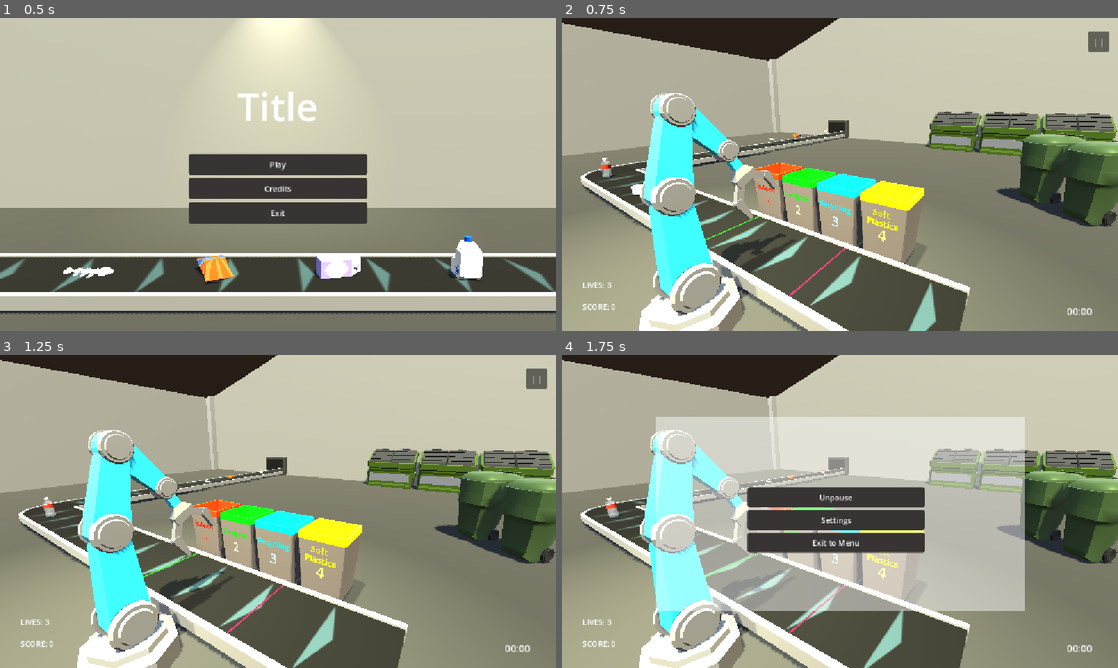
Above: before the commit, frames 1-4 (two rows, left to right).
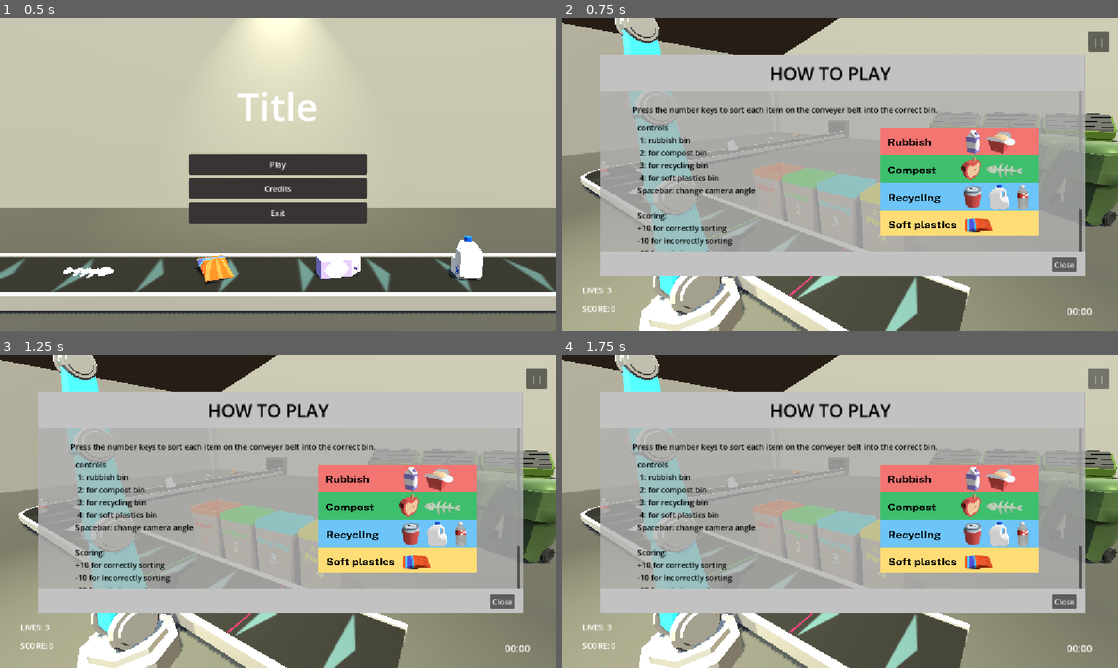
Above: after the commit, the same moments.

Repository: Helena-Schick/Recycling-game
Game: Godot game, scene res://scenes/main_menu.tscn
The game is run twice, just before and just after one commit, with the same random seed, the same clock (stepped at 60 frames per second) and the same inputs. The project has no main scene, so this scene is started directly.
Inputs (mouse positions are in pixels of both pictures, inside the frame that each line leads up to):
- Up to frame 1 (0.5 s): no input
- Up to frame 2 (0.75 s): click "Play" at 0.5 s
- Up to frame 3 (1.25 s): no input
- Up to frame 4 (1.75 s): click (1101, 380) at 1.25 s, where only the run before the commit has a clickable "| |"

Frame 1 is identical in both runs. In frame 2, 48% of the frame differs, in the area x 3-95%, y 0-100%; in frame 3, 48%; in frame 4, 49%, in the area x 3-99%, y 0-100%.

Commit message:
added tutorial

Diff:
--- a/recycling-game-main/scenes/level.tscn
+++ b/recycling-game-main/scenes/level.tscn
@@ -12,6 +12,7 @@
 [ext_resource type="Material" uid="uid://cijgkxewankfs" path="res://assets/arm_resources/material.tres" id="8_8c41q"]
 [ext_resource type="ArrayMesh" uid="uid://te6qca3jau21" path="res://assets/meshes/Root Scene_Trashcan_Green.res" id="8_b121j"]
 [ext_resource type="PackedScene" uid="uid://cnqw1ie7dkwdl" path="res://assets/meshes/Dumpster by Quaternius - PKsbolkZSr.glb" id="10_olg7q"]
+[ext_resource type="Texture2D" uid="uid://c1xqlkab1g5fj" path="res://assets/game image.png" id="11_gunhw"]
 [ext_resource type="PackedScene" uid="uid://bp6r3jxtah43r" path="res://scenes/conveyer.tscn" id="11_t1rx8"]
 [ext_resource type="PackedScene" uid="uid://c2y2limy4naeb" path="res://scenes/conveyer_corner.tscn" id="12_8iemx"]
 [ext_resource type="PackedScene" uid="uid://cl1y7pfc47ep1" path="res://scenes/spawner.tscn" id="13_64w2a"]
@@ -336,6 +337,14 @@
 corner_radius_bottom_right = 5
 corner_radius_bottom_left = 5
 expand_margin_left = 10.0
+
+[sub_resource type="StyleBoxFlat" id="StyleBoxFlat_gunhw"]
+bg_color = Color(0.6, 0.6, 0.6, 0)
+border_width_left = 10
+border_width_top = 10
+border_width_right = 10
+border_width_bottom = 10
+border_color = Color(0.8, 0.8, 0.8, 0)
 
 [sub_resource type="StandardMaterial3D" id="StandardMaterial3D_b121j"]
 albedo_color = Color(0.22959313, 0.22959328, 0.22959322, 1)
@@ -444,7 +453,7 @@
 }
 point_count = 3
 
-[node name="level" type="Node3D" unique_id=447120380 node_pa …(120 unchanged characters)… imer", "path_follow", "pause_button", "time_display", "score_display", "lives_display", "feedback_display", "music_player", "sound_player")]
+[node name="level" type="Node3D" unique_id=447120380 node_pa …(120 unchanged characters)… imer", "path_follow", "pause_button", "tutorial", "time_display", "score_display", "lives_display", "feedback_display", "music_player", "sound_player")]
 script = ExtResource("1_mx8sn")
 arm = NodePath("arm")
 timer = NodePath("feedback_timer")
@@ -457,6 +466,7 @@
 speed_timer = NodePath("difficulty_timer")
 path_follow = NodePath("Path3D/PathFollow3D")
 pause_button = NodePath("CanvasLayer/pause")
+tutorial = NodePath("CanvasLayer/tutorial")
 time_display = NodePath("CanvasLayer/time")
 score_display = NodePath("CanvasLayer/score_label")
 lives_display = NodePath("CanvasLayer/lives")
@@ -587,10 +597,9 @@
 [node name="score_label" type="Label" parent="CanvasLayer" unique_id=22530594]
 anchors_preset = -1
 anchor_left = 0.036458332
-anchor_top = 0.904321
+anchor_top = 0.91049385
 anchor_right = 0.096354164
-anchor_bottom = 0.9398148
-offset_right = -8.0
+anchor_bottom = 0.94598764
 pivot_offset_ratio = Vector2(0.5, 0.5)
 theme_override_colors/font_color = Color(1, 1, 1, 1)
 text = "SCORE: 0"
@@ -612,9 +621,9 @@
 [node name="VBoxContainer" type="VBoxContainer" parent="CanvasLayer/pause_menu" unique_id=2001053212]
 anchors_preset = -1
 anchor_left = 0.33333334
-anchor_top = 0.4228395
+anchor_top = 0.38580248
 anchor_right = 0.6527778
-anchor_bottom = 0.63117284
+anchor_bottom = 0.6404321
 theme_override_constants/separation = 6
 alignment = 1
 metadata/_edit_use_anchors_ = true
@@ -622,6 +631,7 @@
 [node name="Resume" type="Button" parent="CanvasLayer/pause_menu/VBoxContainer" unique_id=1112605140]
 layout_mode = 2
 size_flags_vertical = 3
+size_flags_stretch_ratio = 1.47
 theme_override_colors/font_color = Color(1, 1, 1, 1)
 theme_override_colors/font_hover_color = Color(0, 0, 0, 1)
 theme_override_styles/normal = SubResource("StyleBoxFlat_ux5qa")
@@ -636,6 +646,15 @@
 theme_override_styles/normal = SubResource("StyleBoxFlat_ux5qa")
 theme_override_styles/hover = SubResource("StyleBoxFlat_82cfe")
 text = "Settings"
+
+[node name="Settings2" type="Button" parent="CanvasLayer/pause_menu/VBoxContainer" unique_id=1011502955]
+layout_mode = 2
+size_flags_vertical = 3
+theme_override_colors/font_color = Color(1, 1, 1, 1)
+theme_override_colors/font_hover_color = Color(0, 0, 0, 1)
+theme_override_styles/normal = SubResource("StyleBoxFlat_ux5qa")
+theme_override_styles/hover = SubResource("StyleBoxFlat_82cfe")
+text = "How to Play"
 
 [node name="Exit" type="Button" parent="CanvasLayer/pause_menu/VBoxContainer" unique_id=594748356]
 layout_mode = 2
@@ -674,11 +693,109 @@
 [node name="lives" type="Label" parent="CanvasLayer" unique_id=1686415295]
 anchors_preset = -1
 anchor_left = 0.036458332
-anchor_top = 0.83487654
+anchor_top = 0.8518519
 anchor_right = 0.08767361
-anchor_bottom = 0.8703704
+anchor_bottom = 0.8873457
 text = "LIVES: 3"
 metadata/_edit_use_anchors_ = true
+
+[node name="tutorial" type="Control" parent="CanvasLayer" unique_id=749539172]
+process_mode = 2
+layout_mode = 3
+anchors_preset = 0
+offset_right = 40.0
+offset_bottom = 40.0
+
+[node name="ColorRect" type="ColorRect" parent="CanvasLayer/tutorial" unique_id=1649045333]
+layout_mode = 1
+anchors_preset = -1
+anchor_left = 1.95
+anchor_top = 1.925
+anchor_right = 27.075
+anchor_bottom = 13.35
+color = Color(0.69411767, 0.69411767, 0.69411767, 0.7921569)
+metadata/_edit_use_anchors_ = true
+
+[node name="ColorRect2" type="ColorRect" parent="CanvasLayer/tutorial" unique_id=2007523885]
+layout_mode = 0
+offset_left = 78.0
+offset_top = 77.0
+offset_right = 1082.0
+offset_bottom = 152.0
+color = Color(0.76156104, 0.76156086, 0.761561, 1)
+
+[node name="ColorRect3" type="ColorRect" parent="CanvasLayer/tutorial" unique_id=177428571]
+layout_mode = 0
+offset_left = 78.0
+offset_top = 485.0
+offset_right = 1083.0
+offset_bottom = 534.0
+color = Color(0.7607843, 0.7607843, 0.7607843, 1)
+
+[node name="Button" type="Button" parent="CanvasLayer/tutorial" unique_id=1142963446]
+layout_mode = 1
+anchors_preset = -1
+anchor_left = 25.4
+anchor_top = 12.375
+anchor_right = 26.65
+anchor_bottom = 13.15
+text = "Close"
+metadata/_edit_use_anchors_ = true
+
+[node name="Label" type="Label" parent="CanvasLayer/tutorial" unique_id=91707808]
+layout_mode = 1
+anchors_preset = -1
+anchor_left = 9.075
+anchor_top = 2.225
+anchor_right = 18.7
+anchor_bottom = 4.6
+theme_override_colors/font_color = Color(0, 0, 0, 1)
+theme_override_font_sizes/font_size = 37
+text = "How to play"
+horizontal_alignment = 1
+uppercase = true
+metadata/_edit_use_anchors_ = true
+
+[node name="ScrollContainer" type="ScrollContainer" parent="CanvasLayer/tutorial" unique_id=1530251207]
+layout_mode = 0
+offset_left = 146.0
+offset_top = 152.0
+offset_right = 1079.0
+offset_bottom = 485.0
+
+[node name="container" type="VBoxContainer" parent="CanvasLayer/tutorial/ScrollContainer" unique_id=676318667]
+layout_mode = 2
+
+[node name="Label" type="Label" parent="CanvasLayer/tutorial/ScrollContainer/container" unique_id=493021256]
+layout_mode = 2
+theme_override_colors/font_color = Color(0, 0, 0, 1)
+text = "
+Press the number keys to sort each item on the conveyer belt into the correct bin."
+
+[node name="Label2" type="Label" parent="CanvasLayer/tutorial/ScrollContainer/container" unique_id=246524894]
+layout_mode = 2
+theme_override_colors/font_color = Color(0, 0, 0, 1)
+theme_override_styles/normal = SubResource("StyleBoxFlat_gunhw")
+text = "controls
+ 1: rubbish bin
+ 2: for compost bin
+ 3: for recycling bin
+ 4: for soft plastics bin
+Spacebar: change camera angle
+
+Scoring:
++10 for correctly sorting
+-10 for incorrectly sorting
+-10 for missing an item
+
+You lose a life every time you sort an item incorrectly.
+Try to score as many points as you can before you run out of lives.
+"
+
+[node name="Image" type="Sprite2D" parent="CanvasLayer/tutorial/ScrollContainer/container" unique_id=461648957]
+position = Vector2(677, 187.24998)
+scale = Vector2(0.60458714, 0.50791854)
+texture = ExtResource("11_gunhw")
 
 [node name="SpotLight3D" type="SpotLight3D" parent="." unique_id=119006520]
 transform = Transform3D(1, 0, 0, 0, -4.3711385e-08, 0.99999994, 0, -0.99999994, -4.3711385e-08, 0, 20, 0)
@@ -809,7 +926,7 @@
 curve = SubResource("Curve3D_64w2a")
 
 [node name="PathFollow3D" type="PathFollow3D" parent="Path3D" unique_id=577133289]
-transform = Transform3D(-0.0030626163, -0.017378507, 0.9998337, 7.6367705e-08, 0.9998378, 0.0173786, -0.9999856, 5.3300824e-05, -0.0030621497, 49.001724, 1.8088338, -32.766308)
+transform = Transform3D(-0.003062615, -0.0173785, 0.9998332, 7.636766e-08, 0.99983734, 0.017378591, -0.9999851, 5.33008e-05, -0.0030621483, 49.001724, 1.8088338, -32.766308)
 progress = 11.0
 
 [node name="difficulty_timer" type="Timer" parent="." unique_id=743466933]
@@ -829,7 +946,9 @@
 [connection signal="pressed" from="CanvasLayer/pause" to="." method="pause_game"]
 [connection signal="pressed" from="CanvasLayer/pause_menu/VBoxContainer/Resume" to="." method="_resume_game"]
 [connection signal="pressed" from="CanvasLayer/pause_menu/VBoxContainer/Settings" to="." method="_on_settings_pressed"]
+[connection signal="pressed" from="CanvasLayer/pause_menu/VBoxContainer/Settings2" to="." method="_open_tutorial"]
 [connection signal="pressed" from="CanvasLayer/pause_menu/VBoxContainer/Exit" to="." method="_on_exit_pressed"]
+[connection signal="pressed" from="CanvasLayer/tutorial/Button" to="." method="_on_close_pressed"]
 [connection signal="body_entered" from="end" to="." method="_on_end_body_entered"]
 [connection signal="timeout" from="feedback_timer" to="." method="_on_feedback_timer_timeout"]
 [connection signal="timeout" from="level_timer" to="." method="_on_level_timer_timeout"]
--- a/recycling-game-main/scripts/global.gd
+++ b/recycling-game-main/scripts/global.gd
@@ -8,6 +8,7 @@
 	"music" : true,
 	"high_score" : 0
 }
+var shown_tutorial : bool = false ## Whether the tutorial has already been shown
 
 
 ## Saves the settings for the game
--- a/recycling-game-main/scripts/level.gd
+++ b/recycling-game-main/scripts/level.gd
@@ -12,6 +12,7 @@
 @export var path_follow: Node ## The path follow node for spawning on the conveyer
 @export var pause_button: Node ## The button that pauses the game
 
+@export var tutorial: Node ## The display for the tutorial
 @export var time_display: Node ## Shows how long the user has been playing the level for
 @export var score_display: Node ## The label that displays the player's score
 @export var lives_display: Node ## The label that shows lives left
@@ -62,6 +63,12 @@
 	for item_number in START_ITEMS:
 		path_follow.progress_ratio = (item_number - randf() * spawner.randomness) / float(START_ITEMS)
 		spawner.spawn_item(path_follow.global_position)
+
+	# Open tutorial if it has not already been shown
+	if not Global.shown_tutorial:
+		_open_tutorial()
+		Global.shown_tutorial = true
+
 
 
 func _unhandled_input(event: InputEvent) -> void:
@@ -146,7 +153,7 @@
 	lives_display.text = LIVES_TEXT + str(lives)
 
 	# Ends the game when out of lives
-	if lives == 0:
+	if lives <= 0:
 		get_tree().paused = true
 		feedback_display.visible = false
 		var menu = game_over_menu.instantiate()
@@ -201,3 +208,17 @@
 	if arm.speed >= arm.MAX_SPEED:
 		arm.speed = arm.MAX_SPEED
 		speed_timer.stop()
+
+
+## Closes tutorial
+func _on_close_pressed() -> void:
+	get_tree().paused = false
+	tutorial.visible = false
+
+
+## Opens the tutorial
+func _open_tutorial() -> void:
+	get_tree().paused = true
+	tutorial.visible = true
+	pause_menu.visible = false
+	pause_button.visible = true
Binary file added: recycling-game-main/assets/game image.png
Not shown, added: recycling-game-main/assets/game image.png.import
